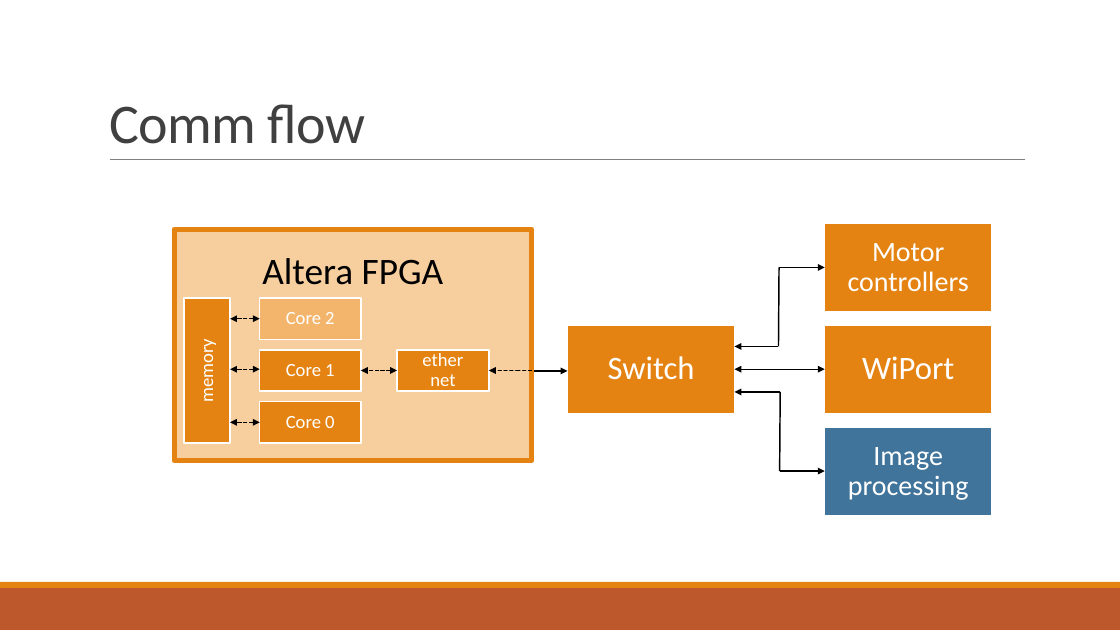
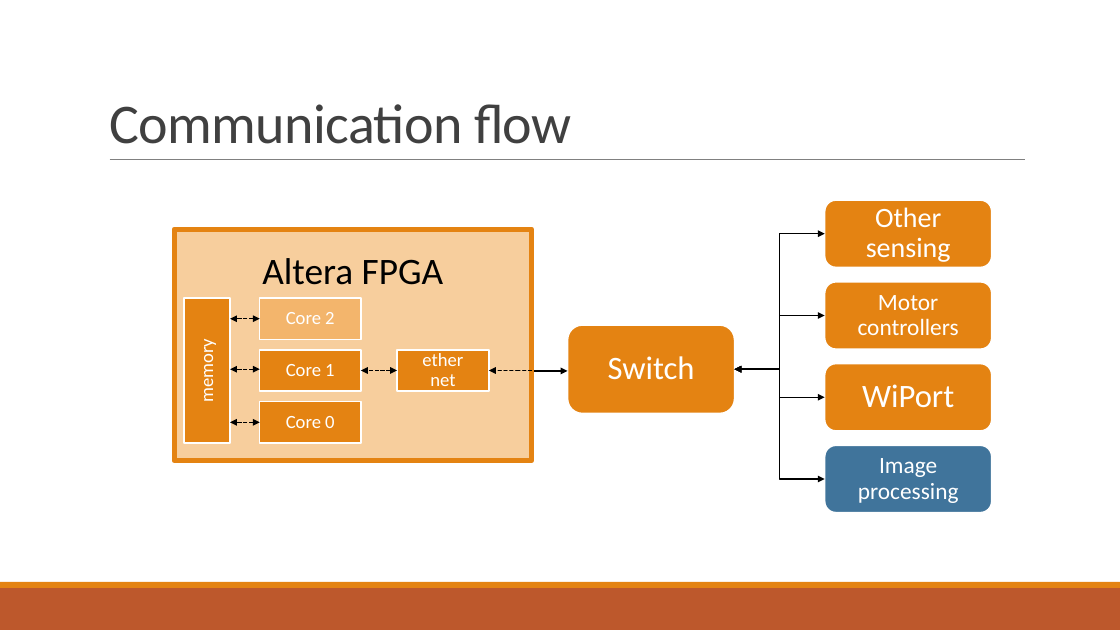
Before and after one commit to fjanssen/Car2X, a slide deck: slide 7 of doc/MidTerm.pptx (slide 8 before the commit). Drawn at 1120x630 pixels with LibreOffice and Linux fonts; fonts in the diff are those of the drawing. Boxes give left, top, right and bottom in pixels: in the first picture for what was removed or moved away, otherwise in the second. Text is boxed around its words. In the diff, an @@ line names an element or a change of style, - is before the commit and + after.

```diff
--- a/doc/MidTerm.pptx
+++ b/doc/MidTerm.pptx
@@ title at <box>109,104,571,144</box>: text changed @@
-Comm flow
+Communication flow
@@ group added at <box>568,200,992,513</box>: 5 rounded rectangles, 4 elbow double arrows @@
+Image processing
+Motor controllers
+WiPort
+Switch
+Other sensing
@@ freeform shape removed at <box>825,223,992,312</box> @@
-Motor controllers
@@ freeform shape removed at <box>568,325,735,413</box> @@
-Switch
@@ freeform shape removed at <box>825,325,992,413</box> @@
-WiPort
@@ group removed at <box>734,267,825,471</box>: 4 arrows, 2 lines, 1 double arrow @@
@@ freeform shape removed at <box>825,427,992,515</box> @@
-Image processing
```
Also in this commit, not shown: 2 other slides changed, 1 slide added, 2 slides removed.
